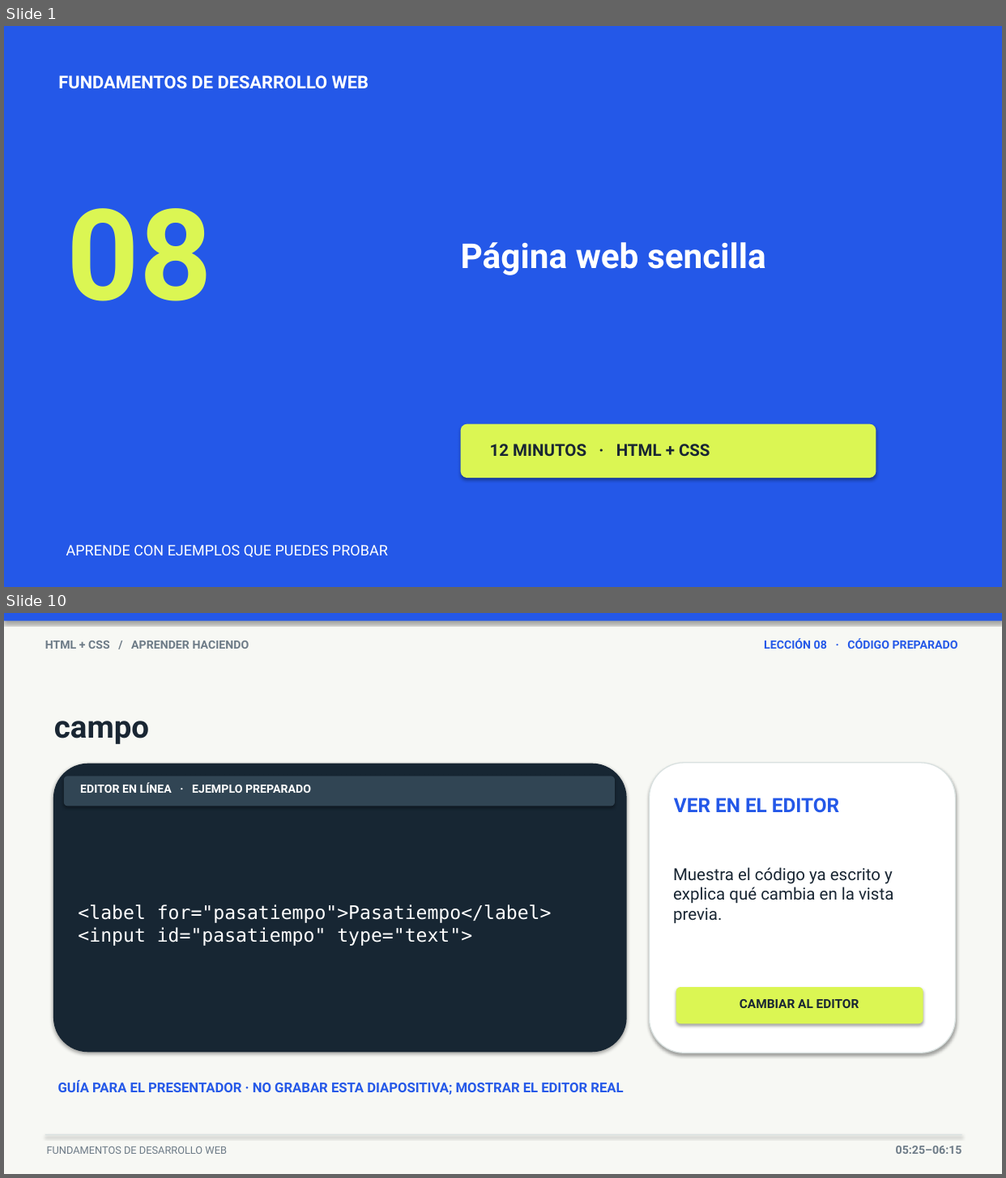
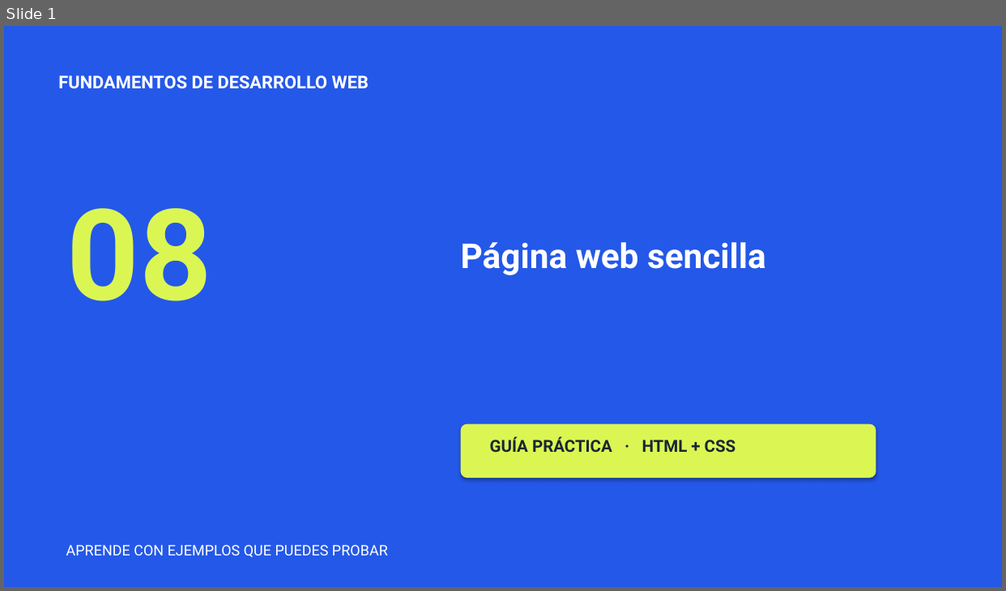
Before and after one commit to upc-pre-202620-1asi0730-8093-greentech/webdev-course-greentech, a slide deck: scripts/lesson-8-simple-web-page/lesson-8-simple-web-page-presentation.pptx. Shown one above the other, each under a label of ours: slides 1 and 10 before the commit, slide 1 after it; the slides between them are not shown. The pictures are 1006x1178 and 1006x591 pixels, drawn with LibreOffice and Linux fonts; fonts in the diff are those of the drawing. Boxes give left, top, right and bottom in pixels: in the first picture for what was removed or moved away, otherwise in the second. Text is boxed around its words. In the diff, an @@ line names an element or a change of style, - is before the commit and + after.

```diff
--- a/scripts/lesson-8-simple-web-page/lesson-8-simple-web-page-presentation.pptx
+++ b/scripts/lesson-8-simple-web-page/lesson-8-simple-web-page-presentation.pptx
@@ slide 10 removed at (4,613,1002,1174), background #F7F8F4 @@
@@ rectangle removed at (4,613,1002,620) @@
@@ text removed at (45,641,249,649) @@
-HTML + CSS / APRENDER HACIENDO
@@ text removed at (764,638,958,649) @@
-LECCIÓN 08 · CÓDIGO PREPARADO
@@ text removed at (54,721,149,744) @@
-campo
@@ rounded rectangle removed at (53,764,627,1053) @@
@@ rounded rectangle removed at (64,776,615,806) @@
@@ text removed at (80,782,311,793) @@
-EDITOR EN LÍNEA · EJEMPLO PREPARADO
@@ rounded rectangle removed at (650,763,956,1053) @@
@@ text removed at (674,798,839,813) @@
-VER EN EL EDITOR
@@ text removed at (673,867,893,923) @@
-Muestra el código ya escrito y explica qué cambia en la vista previa.
@@ text removed at (78,905,552,946) @@
-<label for="pasatiempo">Pasatiempo</label>
-<input id="pasatiempo" type="text">
@@ rounded rectangle removed at (676,987,923,1024) @@
@@ text removed at (739,999,859,1008) @@
-CAMBIAR AL EDITOR
@@ text removed at (58,1080,623,1095) @@
-GUÍA PARA EL PRESENTADOR · NO GRABAR ESTA DIAPOSITIVA; MOSTRAR EL EDITOR REAL
@@ rectangle removed at (45,1135,962,1135) @@
@@ text removed at (47,1147,227,1154) @@
-FUNDAMENTOS DE DESARROLLO WEB
@@ text removed at (896,1146,962,1154) @@
-05:25–06:15
@@ slide 1 changed as well @@
@@ text at (490,437,736,452): text changed @@
-12 MINUTOS · HTML + CSS
+GUÍA PRÁCTICA · HTML + CSS
```
Also in this commit, not shown: 8 other slides changed, 8 slides added, 7 other slides removed.
